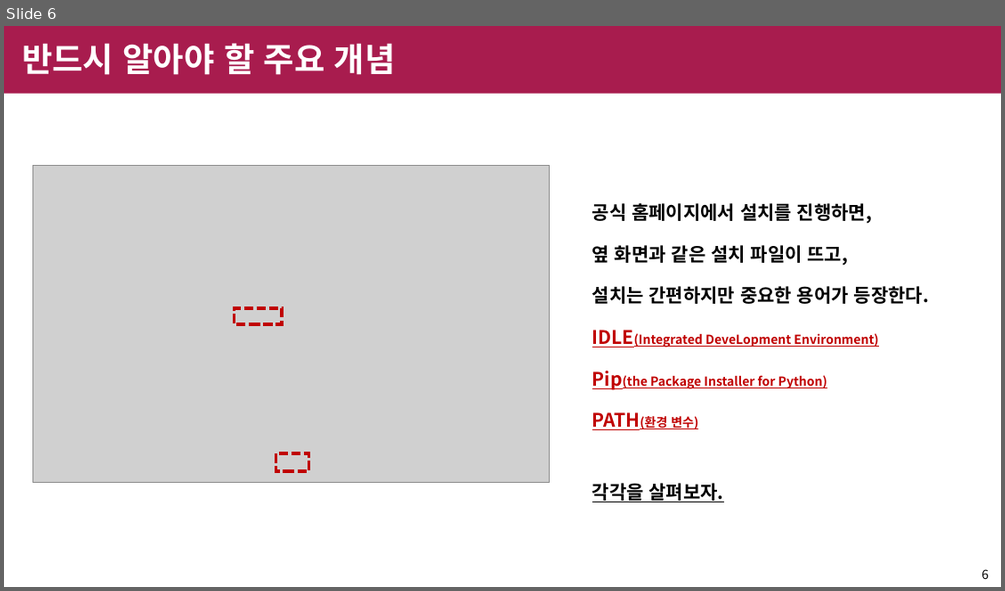
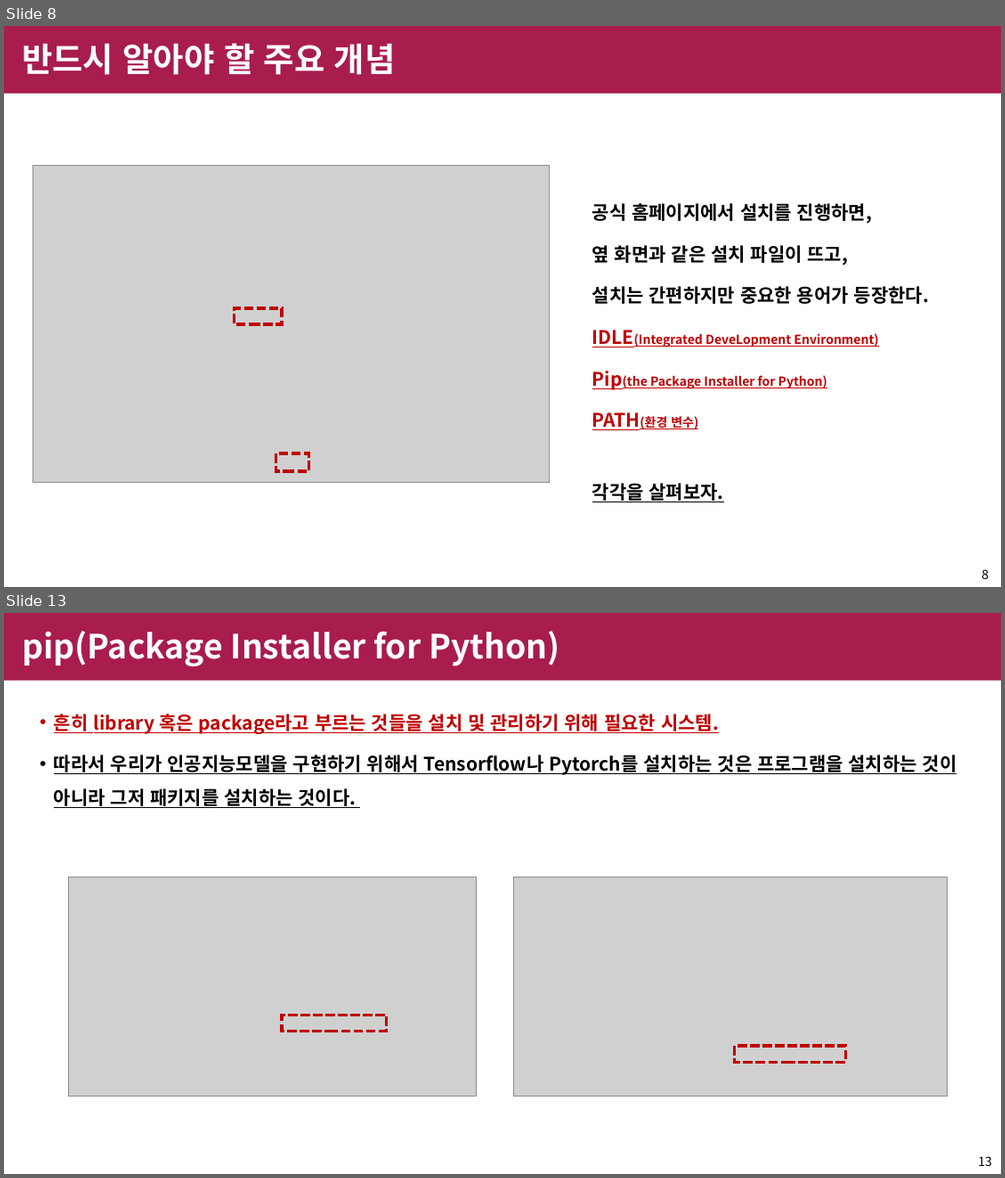
Before and after one commit to shinychan95/R_to_Python, a slide deck: R/python 설치 정리.pptx. Shown one above the other, each under a label of ours: slide 6 before the commit, slides 8 and 13 after it; the slides between them are not shown. The pictures are 1005x591 and 1005x1178 pixels, drawn with LibreOffice and Linux fonts; fonts in the diff are those of the drawing; grey boxes stand for pictures; background and template pictures are left out. Boxes give left, top, right and bottom in pixels: in the first picture for what was removed or moved away, otherwise in the second. Text is boxed around its words. In the diff, an @@ line names an element or a change of style, - is before the commit and + after.

Commit message:
python research final

```diff
--- a/R/python 설치 정리.pptx
+++ b/R/python 설치 정리.pptx
@@ slide 13 added at box(4, 613, 1001, 1174), background #FFFFFF; not listed: 1 template element that a slide beside it also shows @@
@@ title added at box(22, 631, 559, 666), 32 pt, text #FFFFFF, bold @@
+pip(Package Installer for Python)
@@ text added at box(54, 714, 957, 808), 18 pt, text #000000, bold, underline @@
+• 흔히 library 혹은 package라고 부르는 것들을 설치 및 관리하기 위해 필요한 시스템.
+• 따라서 우리가 인공지능모델을 구현하기 위해서 Tensorflow나 Pytorch를 설치하는 것은 프로그램을 설치하는 것이 아니라 그저 패키지를 설치하는 것이다.
@@ picture added at box(68, 877, 477, 1096) @@
@@ picture added at box(514, 877, 947, 1096) @@
@@ rectangle added at box(282, 1014, 386, 1031), outline #C00000 3 pt dashed @@
@@ rectangle added at box(735, 1046, 846, 1062), outline #C00000 3 pt dashed @@
@@ page number added at box(978, 1156, 992, 1166), 12 pt, text #000000 @@
+13
@@ what was slide 6 is now slide 8 @@
@@ page number at box(981, 569, 988, 579): text changed @@
-6
+8
```
Also in this commit, not shown: 7 slides changed, 10 other slides added, 6 slides removed.
